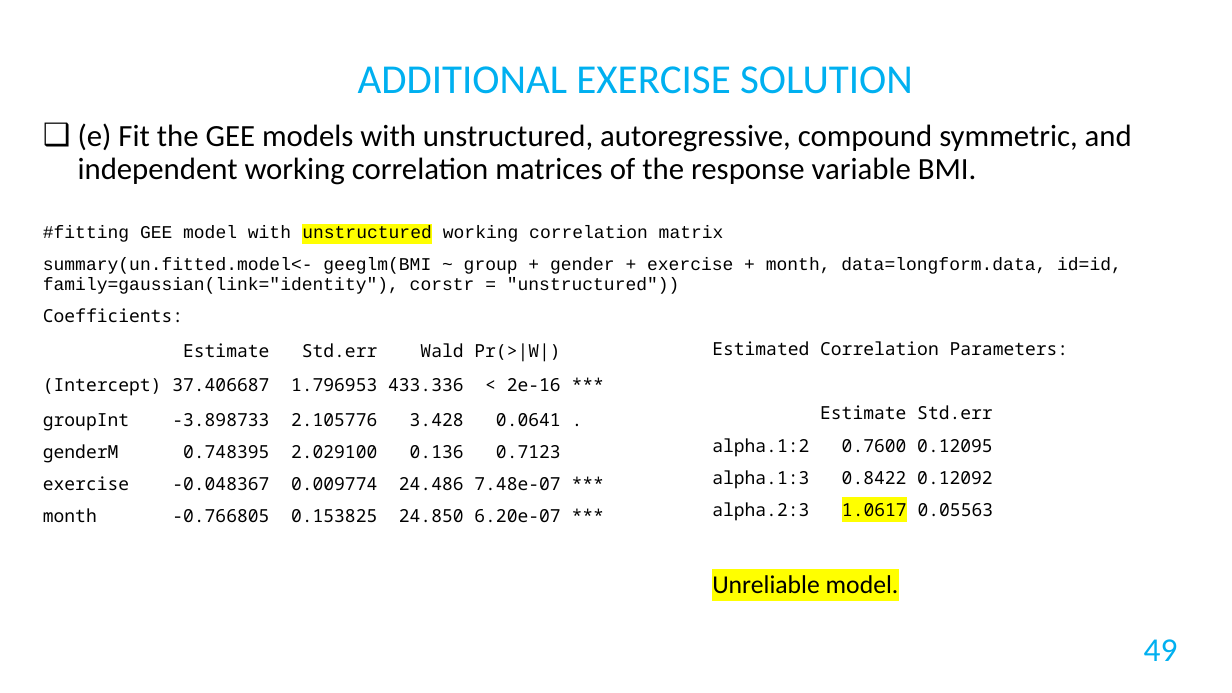
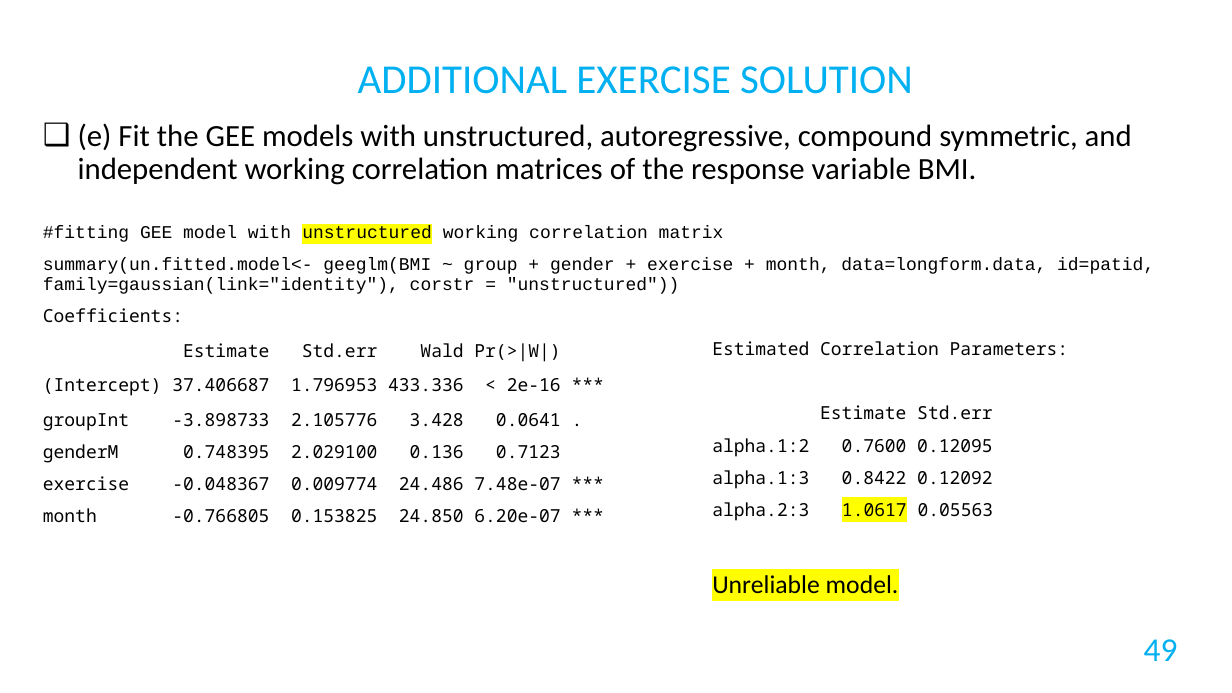
Before and after one commit to socalrug/regression_models_2021-02-09, a slide deck: slide 49 of Modeling Normally Distributed Data with Repeated Measures 2.9.2021.pptx. Drawn at 1232x693 pixels with LibreOffice and Linux fonts; fonts in the diff are those of the drawing. Boxes give left, top, right and bottom in pixels: in the first picture for what was removed or moved away, otherwise in the second. Text is boxed around its words. In the diff, an @@ line names an element or a change of style, - is before the commit and + after.

Commit message:
Corrections to slides

```diff
--- a/Modeling Normally Distributed Data with Repeated Measures 2.9.2021.pptx
+++ b/Modeling Normally Distributed Data with Repeated Measures 2.9.2021.pptx
@@ subtitle at <box>43,258,1154,294</box>: text changed @@
-summary(un.fitted.model<- geeglm(BMI ~ group + gender + exercise + month, data=longform.data, id=id, family=gaussian(link="identity"), corstr = "unstructured"))
+summary(un.fitted.model<- geeglm(BMI ~ group + gender + exercise + month, data=longform.data, id=patid, family=gaussian(link="identity"), corstr = "unstructured"))
```
Also in this commit, not shown: 2 other files.
